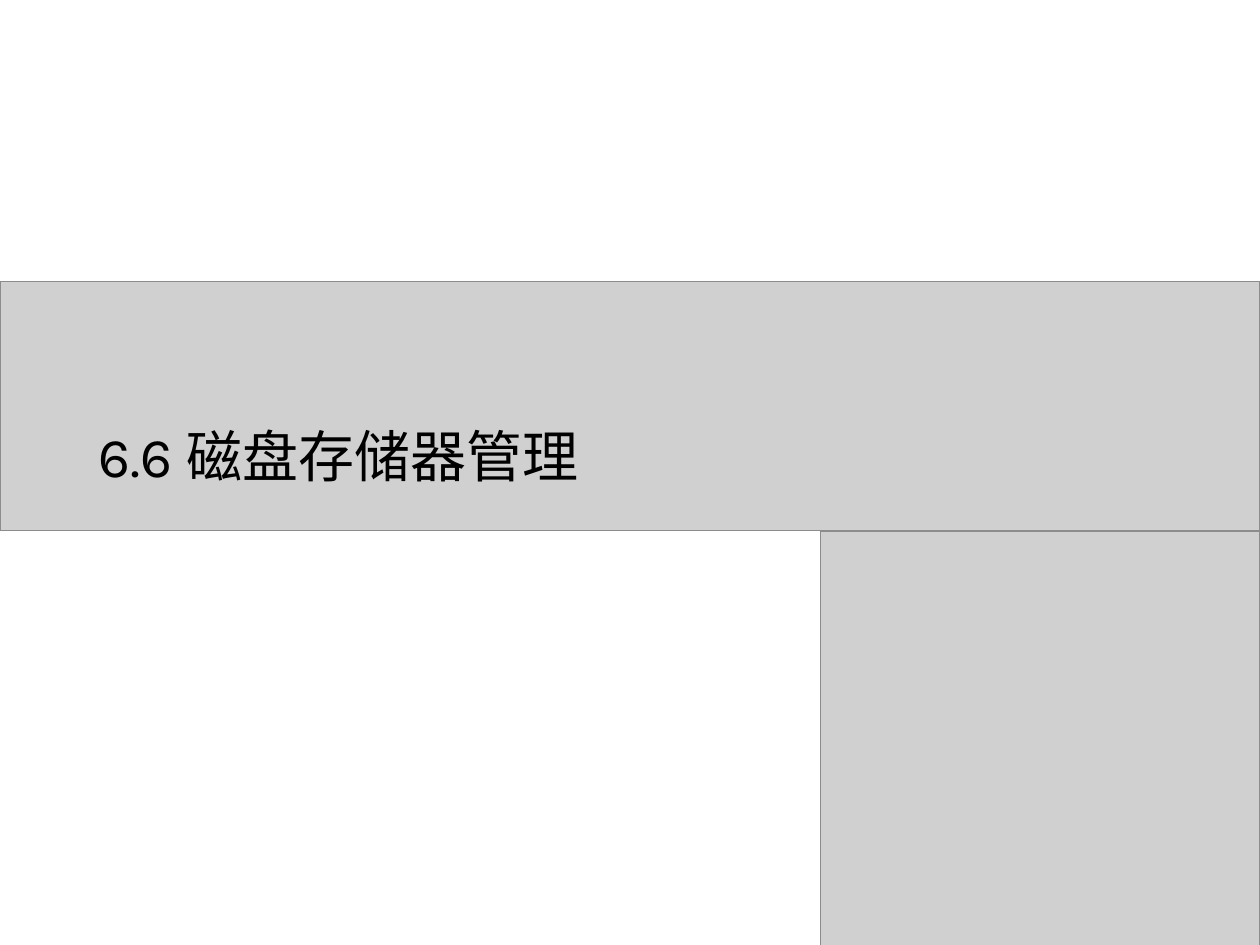
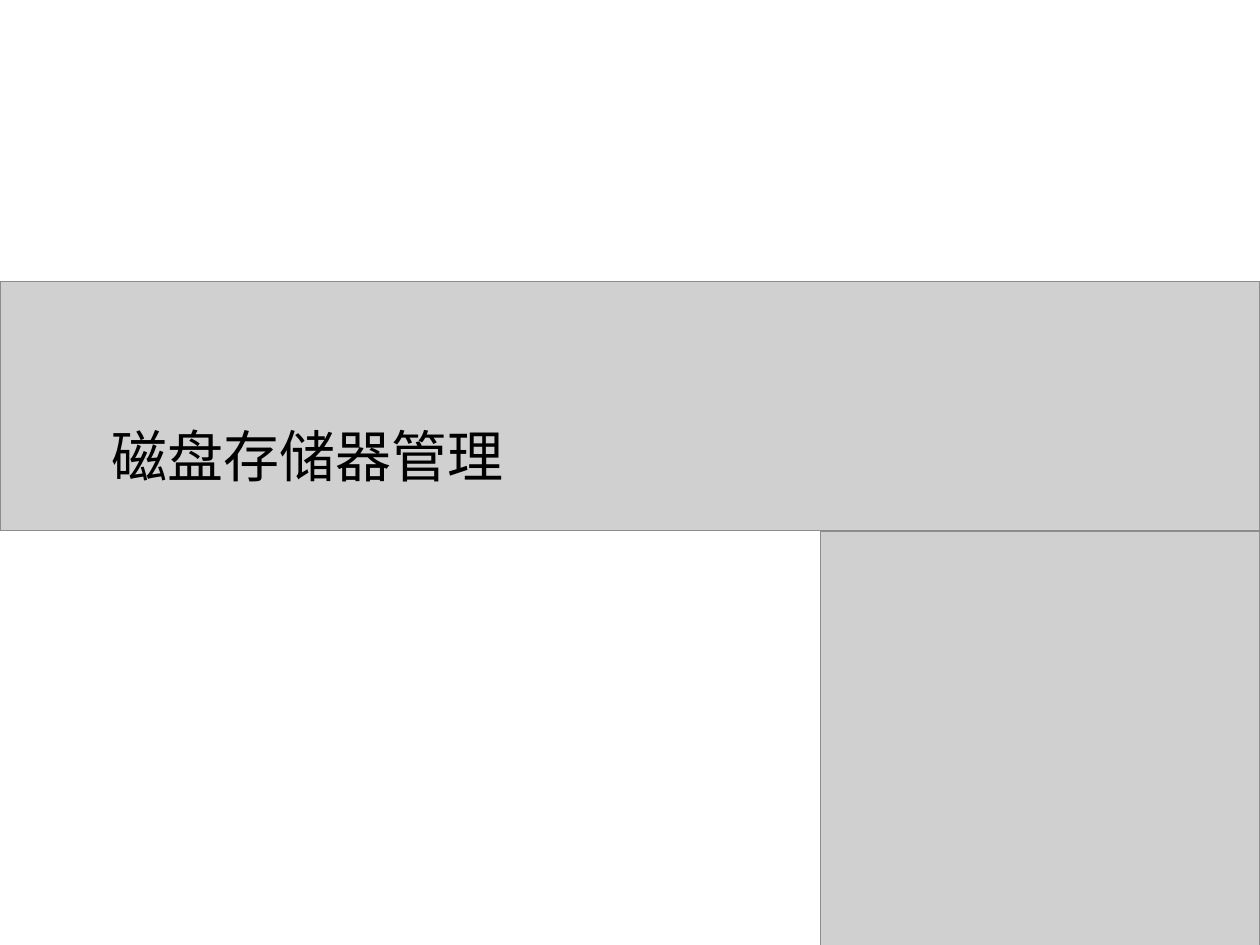
Before and after one commit to zeemeil/zeemeil.github.io, a slide deck: slide 88 of files/2025_2_OS/1015_OS_device.pptx (slide 85 before the commit). Drawn at 1260x945 pixels with LibreOffice and Linux fonts; fonts in the diff are those of the drawing; grey boxes stand for pictures. Boxes give left, top, right and bottom in pixels: in the first picture for what was removed or moved away, otherwise in the second. Text is boxed around its words. In the diff, an @@ line names an element or a change of style, - is before the commit and + after.

```diff
--- a/files/2025_2_OS/1015_OS_device.pptx
+++ b/files/2025_2_OS/1015_OS_device.pptx
@@ title at <box>111,429,503,482</box>: text changed @@
-6.6 磁盘存储器管理
+磁盘存储器管理
```
Also in this commit, not shown: 56 other slides changed, 3 slides added, 17 other files.
